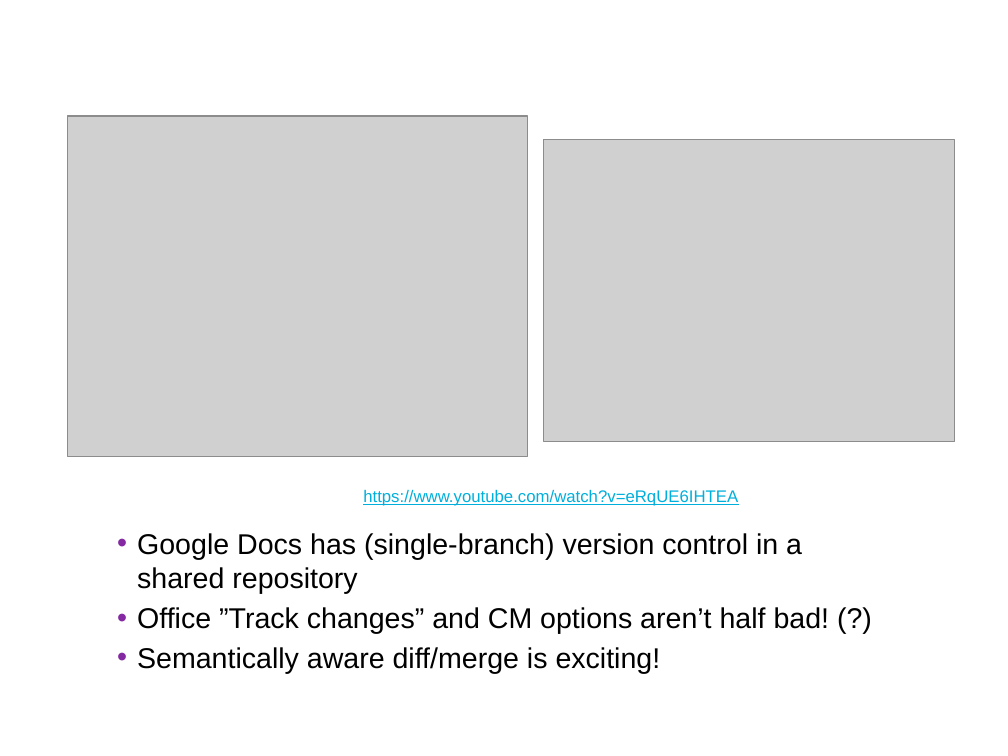
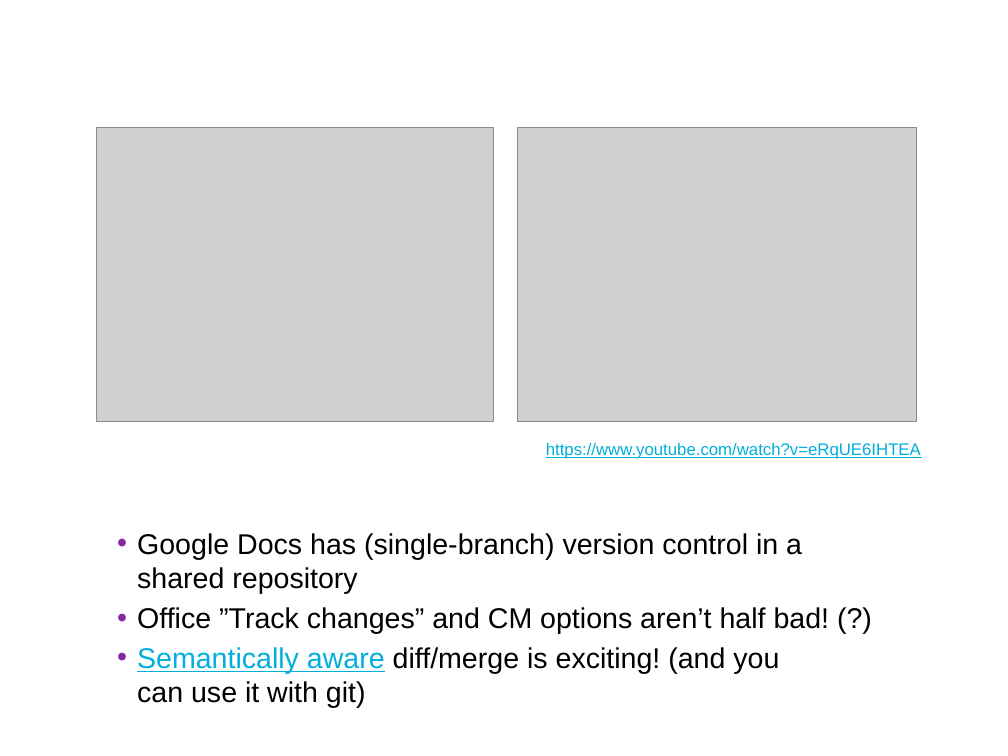
Before and after one commit to UncleCJ/hicollegegit, a slide deck: slide 5 of Git-introduktion_Hermods_HiQ.pptx. Drawn at 1008x756 pixels with LibreOffice and Linux fonts; fonts in the diff are those of the drawing; grey boxes stand for pictures; background and template pictures are left out. Boxes give left, top, right and bottom in pixels: in the first picture for what was removed or moved away, otherwise in the second. Text is boxed around its words. In the diff, an @@ line names an element or a change of style, - is before the commit and + after.

Commit message:
Feeling good about this presentation now :-)
Amended: Ooops, compressed images too now

```diff
--- a/Git-introduktion_Hermods_HiQ.pptx
+++ b/Git-introduktion_Hermods_HiQ.pptx
@@ picture: place and size @@
-picture at <box>68,116,528,457</box>
+picture at <box>97,128,494,421</box>
@@ picture: place and size @@
-picture at <box>543,140,954,442</box>
+picture at <box>518,128,917,421</box>
@@ text "https://www.youtube.com/watch?v=eRqUE6IHTEA": place and size @@
-text "https://www.youtube.com/watch?v=eRqUE6IHTEA" at <box>363,490,738,506</box>
+text "https://www.youtube.com/watch?v=eRqUE6IHTEA" at <box>546,443,921,459</box>
@@ text at <box>137,647,779,708</box>: text changed @@
-• Semantically aware diff/merge is exciting!
+• Semantically aware diff/merge is exciting! (and you
+  can use it with git)
```
Also in this commit, not shown: 11 other slides changed, 3 slides added, 1 slide removed.
